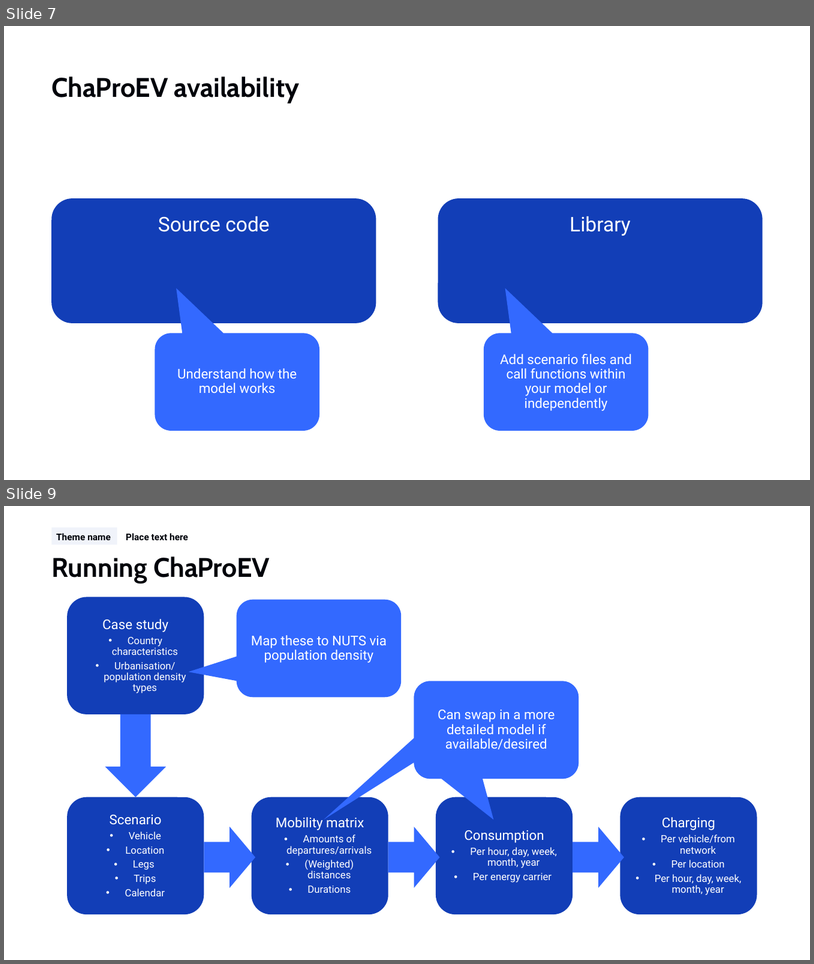
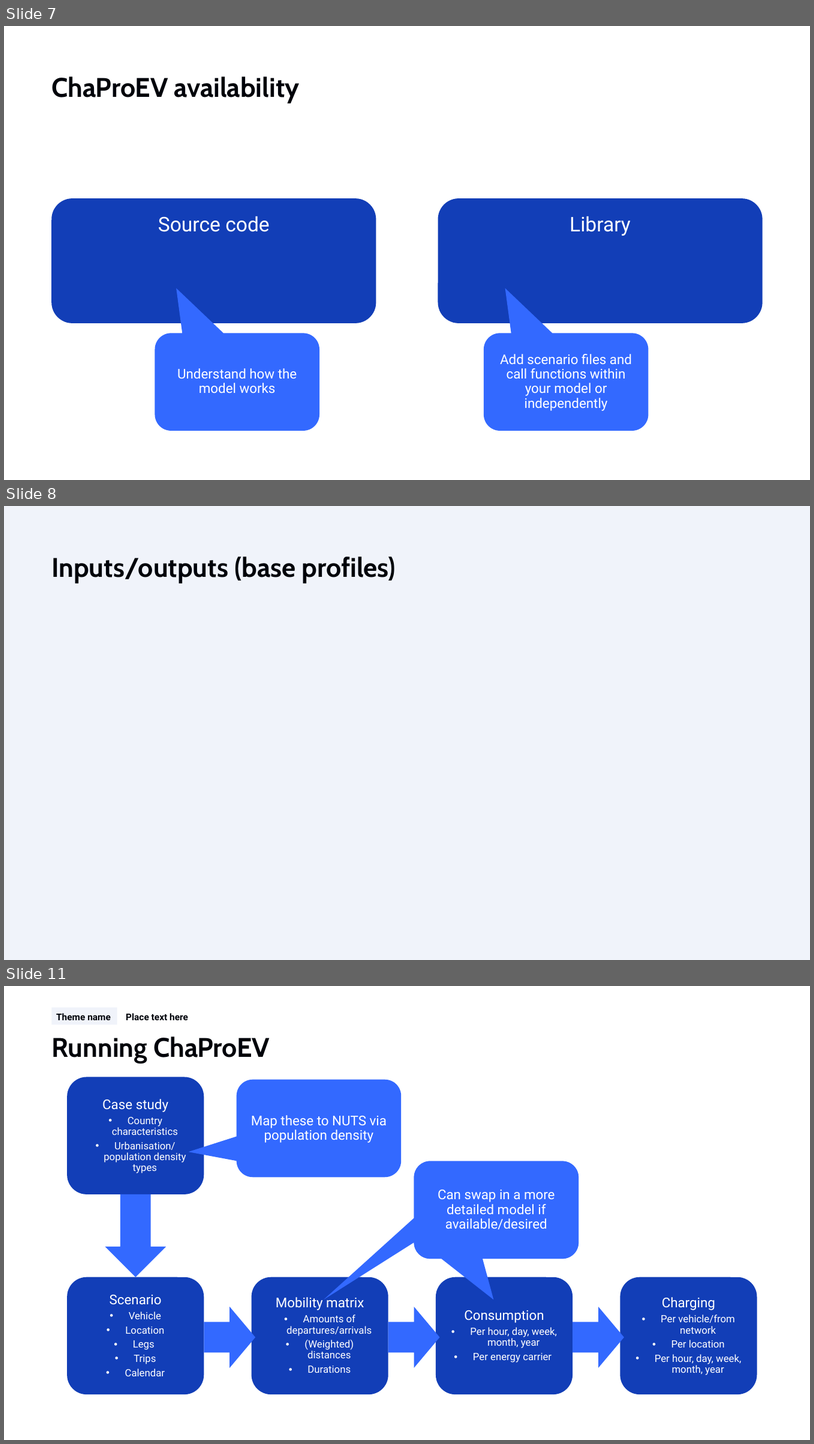
Before and after one commit to TNO/ChaProEV, a slide deck: ChaProEV.pptx. Shown one above the other, each under a label of ours: slides 7 and 9 before the commit, slides 7, 8 and 11 after it; the slides between them are not shown. The pictures are 814x964 and 814x1444 pixels, drawn with LibreOffice and Linux fonts; fonts in the diff are those of the drawing; background and template pictures are left out. Boxes give left, top, right and bottom in pixels: in the first picture for what was removed or moved away, otherwise in the second. Text is boxed around its words. In the diff, an @@ line names an element or a change of style, - is before the commit and + after.

```diff
--- a/ChaProEV.pptx
+++ b/ChaProEV.pptx
@@ slide 8 added at (4,506,810,960), background #F0F3FA @@
@@ title added at (51,556,396,583), 32 pt, text #00030A, bold @@
+Inputs/outputs (base profiles)
@@ what was slide 9 is now slide 11 @@
```
Also in this commit, not shown: 2 other slides added, 1 slide removed, 9 other files.
